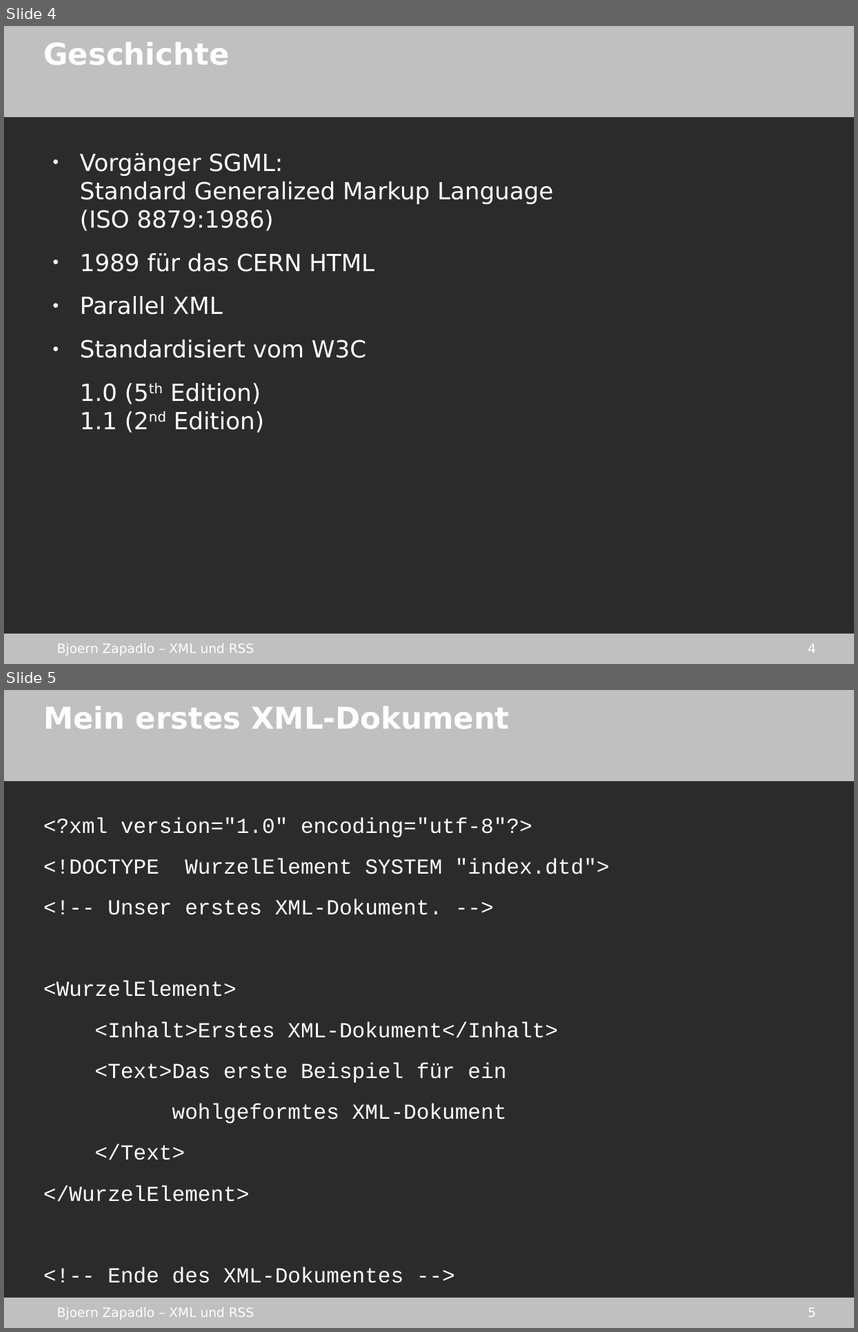
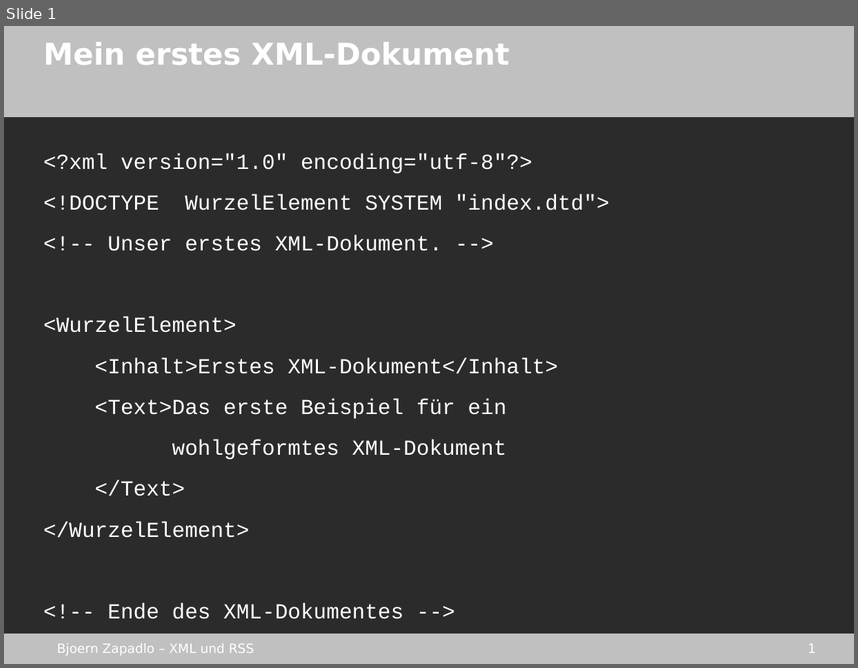
Before and after one commit to gmb2012/sae-xml_rss, a slide deck: stuff/xml_rss.odp. Shown one above the other, each under a label of ours: slides 4 and 5 before the commit, slide 1 after it. The pictures are 858x1332 and 858x668 pixels, drawn with LibreOffice and Linux fonts; fonts in the diff are those of the drawing; background and template pictures are left out; a plain dark background stands for a picture behind light text. Boxes give left, top, right and bottom in pixels: in the first picture for what was removed or moved away, otherwise in the second. Text is boxed around its words. In the diff, an @@ line names an element or a change of style, - is before the commit and + after.

```diff
--- a/stuff/xml_rss.odp
+++ b/stuff/xml_rss.odp
@@ slide 4 removed at (4, 26, 854, 664), background picture (left out); not listed: 4 template elements that a slide beside it also shows @@
@@ title removed at (43, 42, 229, 65) @@
-Geschichte
@@ text removed at (80, 153, 553, 432) @@
-● Vorgänger SGML:
-  Standard Generalized Markup Language
-  (ISO 8879:1986)
-● 1989 für das CERN HTML
-● Parallel XML
-● Standardisiert vom W3C
-1.0 (5th Edition)
-1.1 (2nd Edition)
@@ what was slide 5 is now slide 1 @@
@@ page number at (808, 644, 816, 653): text changed @@
-5
+1
```
Also in this commit, not shown: 1 slide added, 3 other slides removed, 1 other file.
